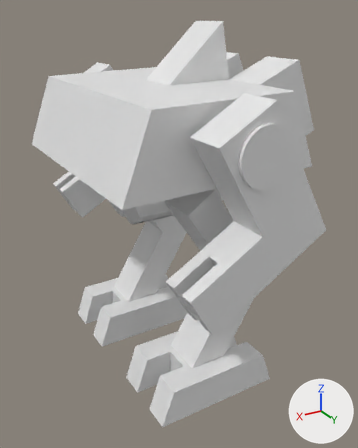
The Blender file Boss_Mech_Normal_A.blend: old version first, new version second.
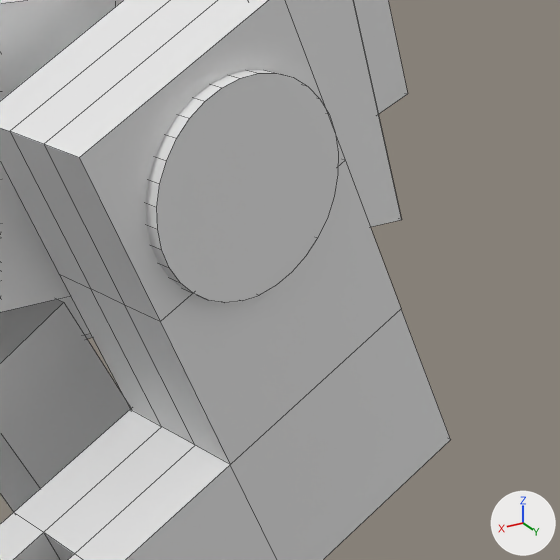
There are two pictures of each version: one whole from a 50 mm lens placed at (16.3, 12.7, 27.6), pointed at (-2.6, -18.8, 11.8), one close up on the part from 55% to 100% of the width and 23% to 59% of the height. The axes (+X, +Y, +Z) are drawn at lower right. The lights are the same throughout. The older version's two pictures come first. The close-ups show mesh edges as thin lines.

Names of what the first close-up shows: 'left_arm', 'left_leg', 'upper_body' and 1 more.
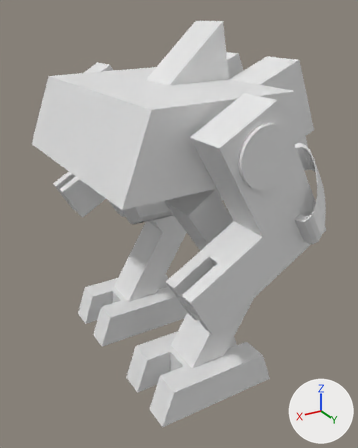
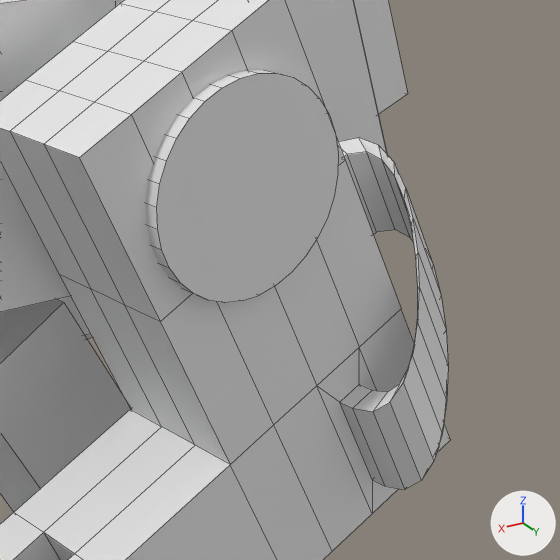
Commit message: added more detail to left arm

What differs and where, as boxes (x1, y1, x2, y2) in the close-ups (560 x 560 px):
part 1 of me_cylinder_002, reshaped
    both: (0, 0, 115, 312)
part 2 of me_cube_002, built on
    before: (0, 0, 447, 553)
    after: (0, 0, 448, 553)

Edits to the bpy script that builds the scene:
```text
Change me_cylinder_002:
    used by ob_upper_body; location = (-1.28, -30.49, 20.28); rotation_euler = (-1.571, 0.0, 0.0), in degrees (-90, 0, 0); scale = (1.83, 1.83, 1.83)
    remove me_cylinder_002.from_pydata(...)  # 180 vertices, 119 faces; spans x -5.92..3.96, y -3.64..1.56, z -1.0..12.73
    add me_cylinder_002.from_pydata(...)  # 194 vertices, 133 faces; spans x -5.92..3.96, y -3.64..1.56, z -1.0..12.73
    me_cylinder_002 part 1
    14 faces are deleted
    2 vertices are added at (1.49, -1.38, 1.13), (2.01, 1.52, 3.04)
    6 new vertices lie (-1.38, -0.02, -0.01) away from vertices in x 2.81..2.85, y -1.36, z 3.05..10.71
    6 new vertices lie (-1.94, -0.04, -0.01) away from vertices in x 3.9..3.96, y 1.56, z 1.14..10.71
    28 new faces join them
Change me_cube_002:
    used by ob_left_arm; location = (-2.51, -8.9, 17.9); rotation_euler = (0.0, 0.526, 0.0), in degrees (0, 30, 0); scale = (2.11, 1.41, 4.99)
    remove me_cube_002.from_pydata(...)  # 48 vertices, 46 faces; spans x -1.0..3.74, y -1.0..1.0, z -1.0..1.0
    add me_cube_002.from_pydata(...)  # 152 vertices, 152 faces; spans x -1.72..3.74, y -1.0..1.74, z -1.0..1.0
    me_cube_002 part 2
    13 faces are deleted
    46 vertices are added at x -1.72..-0.13, y -0.18..1.74, z -0.87..0.14
    12 new vertices lie (-0.5, 0.0, 0.0) away from vertices in x 1.0, y -1.0..1.0, z -1.0..1.0
    12 new vertices lie (0.5, 0.0, 0.0) away from vertices in x -1.0, y -1.0..1.0, z -1.0..1.0
    12 new vertices lie (0.5, 0.0, 0.0) away from vertices in x -0.5, y -1.0..1.0, z -1.0..1.0
    14 new vertices lie (0.0, 0.0, 0.36) away from vertices in x -1.72..-1.0, y -0.18..0.98, z -0.44..-0.18
    8 new vertices lie (0.0, 0.0, 0.4) away from vertices in x -0.48..-0.13, y 1.0..1.7, z -0.87..-0.83
    119 new faces join them
```
